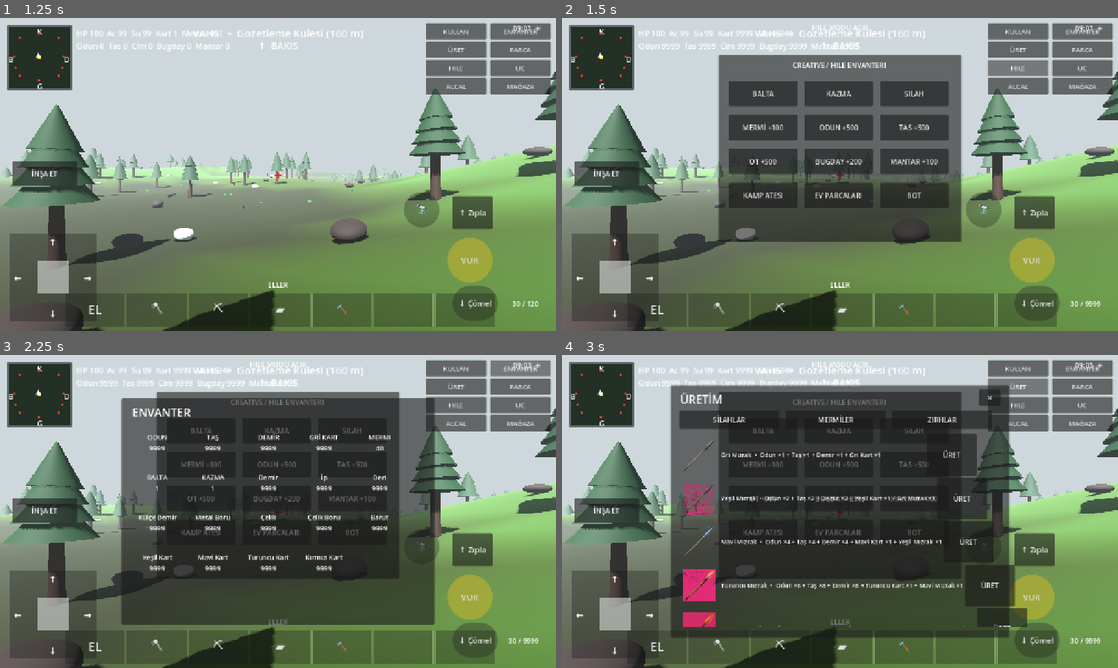
Above: before the commit, frames 1-4 (two rows, left to right).
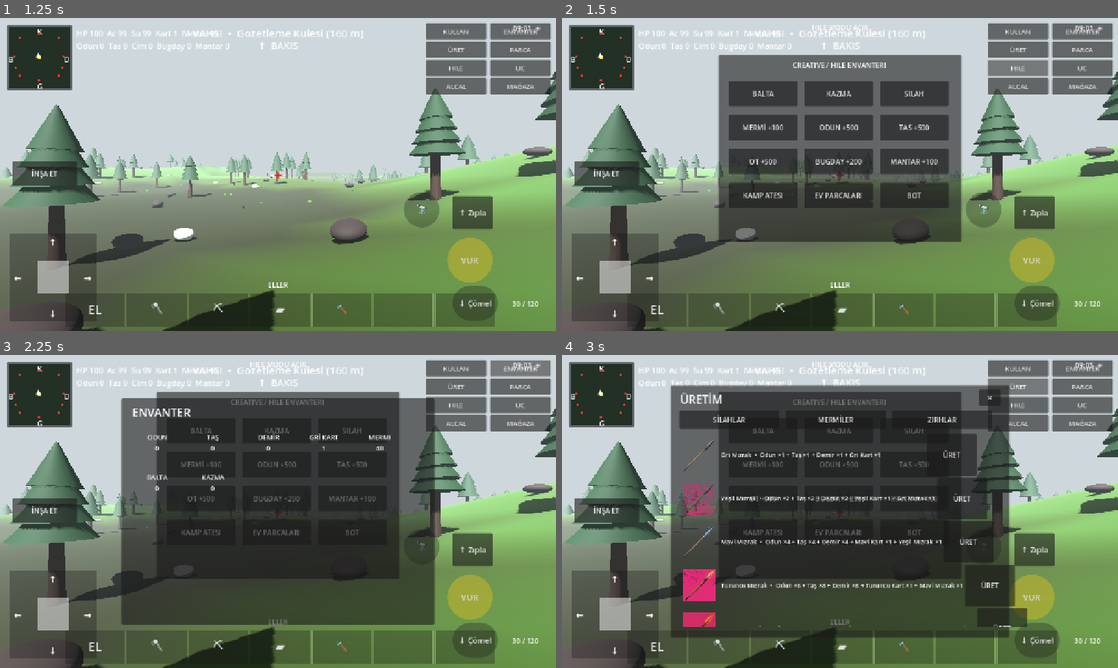
Above: after the commit, the same moments.

Repository: cantrsx-blip/GrayCardWars
Game: Godot game, scene res://scenes/Intro.tscn
Same seed, same stepped clock (60 frames per second), same inputs: the game is played once before the commit and once after it.
Inputs:
- Up to frame 1 (1.25 s): click "GÖREVE BAŞLA" at 0.5 s
- Up to frame 2 (1.5 s): click "HILE" at 1.25 s
- Up to frame 3 (2.25 s): click "ENVANTER" at 2 s
- Up to frame 4 (3 s): click "ÜRET" at 2.75 s

Frame 1 is identical in both runs. In frame 2, 0.3% of the frame differs, in the area x 18-97%, y 4-93%; in frame 3, 1.5%; in frame 4, 0.2%.

Commit message:
Keep cheat crafting unlimited without inflating resources

Diff:
--- a/scripts/main.gd
+++ b/scripts/main.gd
@@ -1481,8 +1481,6 @@
 
 func _craft(kind:int):
 	# Legacy quick recipes stay available for old button bindings.
-	if cheat_mode:
-		wood=max(wood,9999); stone=max(stone,9999)
 	var crafted := false
 	if kind==0 and axe_count==0 and (cheat_mode or (wood>=20 and stone>=10)):
 		if not cheat_mode: wood-=20; stone-=10
@@ -2033,18 +2031,6 @@
 	if creative_panel:
 		creative_panel.visible = cheat_mode
 	if cheat_mode:
-		wood = 9999
-		stone = 9999
-		grass_n = 9999
-		wheat_n = 9999
-		mushroom_n = 9999
-		reserve_ammo = 9999
-		metal_parts = 9999
-		gray_cards = 9999
-		for k in craft_resources:
-			craft_resources[k] = 9999
-		axe_count = max(axe_count, 1)
-		pickaxe_count = max(pickaxe_count, 1)
 		_flash_message("HILE MODU: SINIRSIZ URETIM")
 	else:
 		_flash_message("HILE MODU KAPALI")
@@ -2052,7 +2038,6 @@
 	_refresh_inventory()
 	if craft_panel:
 		_refresh_crafting()
-
 func _create_creative_menu(layer:CanvasLayer):
 	creative_panel=Panel.new(); creative_panel.position=Vector2(360,85); creative_panel.size=Vector2(560,430); creative_panel.visible=false; layer.add_child(creative_panel)
 	var title=Label.new(); title.text="CREATIVE / HILE ENVANTERI"; title.position=Vector2(18,12); title.size=Vector2(520,35); title.horizontal_alignment=HORIZONTAL_ALIGNMENT_CENTER; creative_panel.add_child(title)
